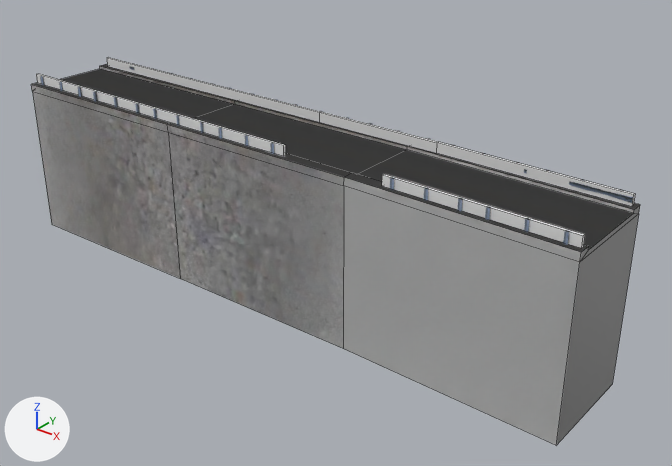
One commit to the FBX model Assets/Model/Source/roads/straight-long.fbx: the scene before it, then after it.
Camera for both pictures: a 50 mm camera at (139.3, -132.7, 37.9) aimed at (76.5, -54.2, -10.8). Every picture has the same lights, and +X, +Y and +Z are marked at lower left. Mesh edges are drawn as thin lines on the coarser meshes.
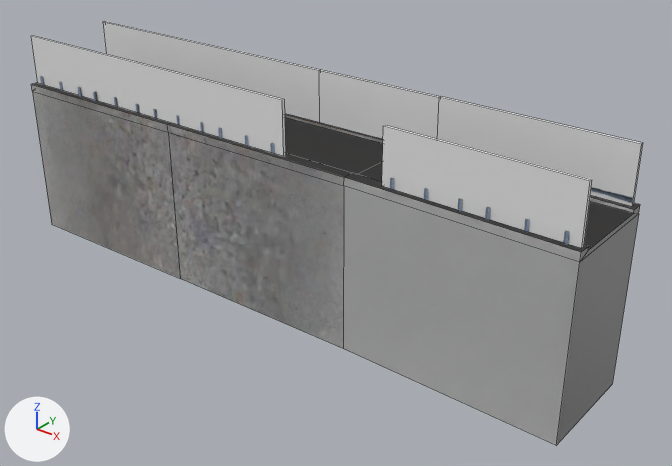
What differs and where, as boxes [x1, y1, x2, y2] in the pictures (672 x 466 px; the box of a moved part takes in the faces that stretch with it):
'Plane.036', reshaped (9% taller)
    before: [31, 58, 640, 445]
    after: [31, 22, 643, 445]
part 1 of me_plane_044, moved or reshaped
    before: [36, 58, 635, 248]
    after: [31, 22, 643, 248]

What the commit changed:
me_plane_044 has 72 vertices, 56 faces and spans x 0.0..80.1, y -6.5..7.0, z -18.6..3.6.
me_plane_044 is used by ob_plane_036; location (30.7, -56.4, -1.3).
me_plane_044 part 1: all 16 vertices in x 0.2..79.8, y -5.8..6.2, z 3.6 are moved by (0.0, 0.0, 5.2).
